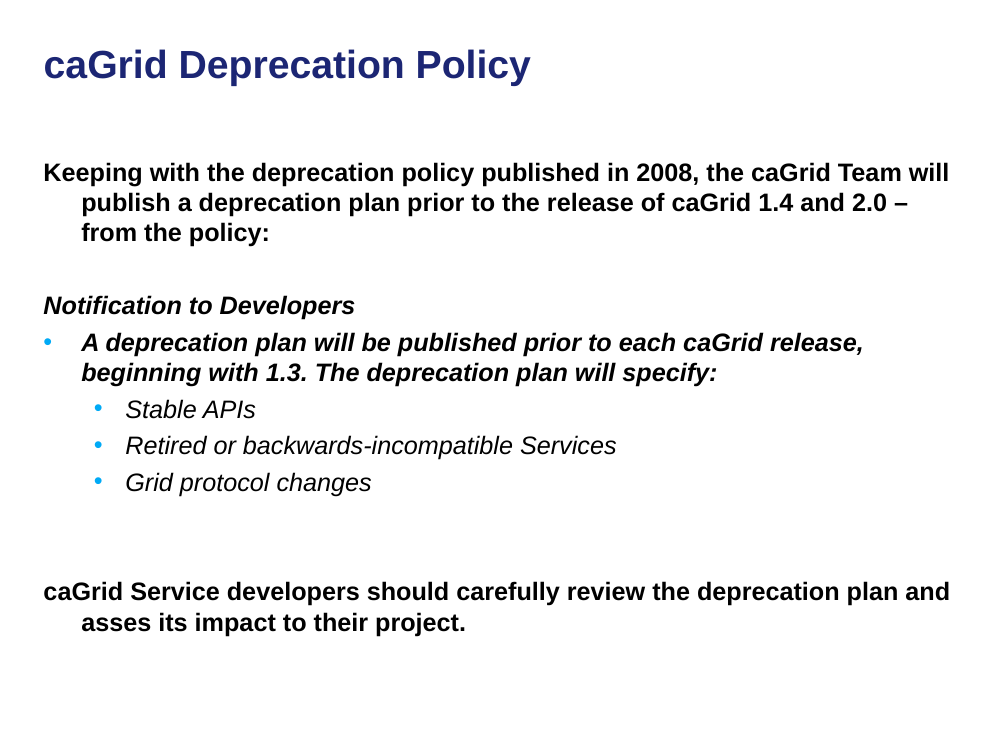
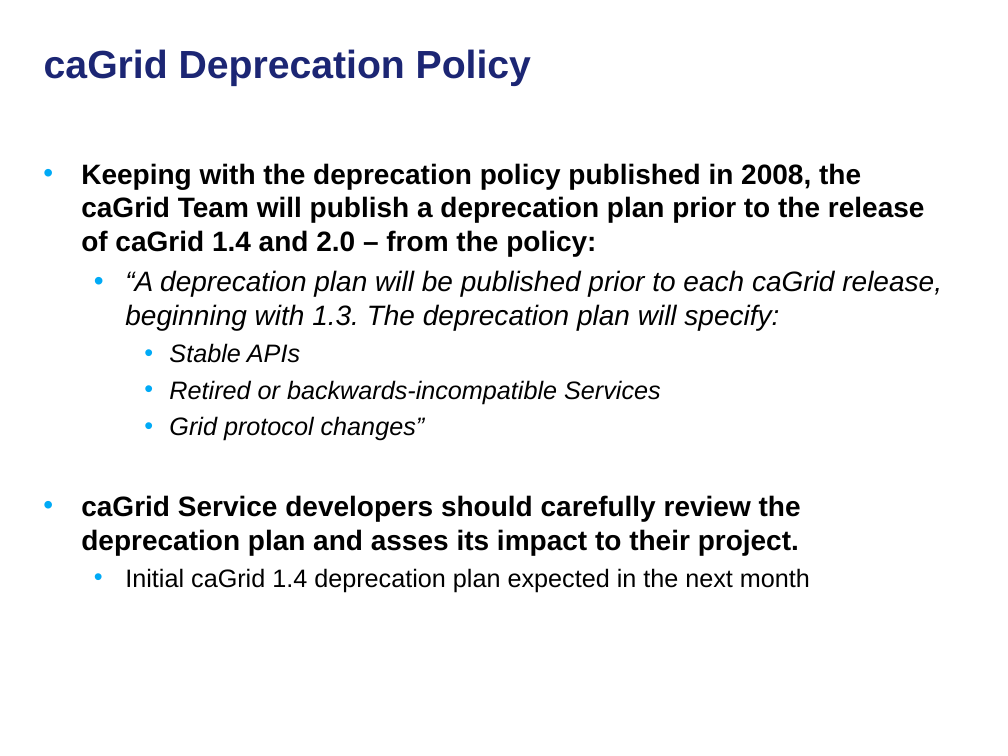
Before and after one commit to NCIP/cagrid-docs, a slide deck: slide 10 of general/presentations/200910_VCDE_ARCH/20091022_Arch_VCDE_caGrid_Future.ppt. Drawn at 1008x756 pixels with LibreOffice and Linux fonts; fonts in the diff are those of the drawing; background and template pictures are left out. Boxes give left, top, right and bottom in pixels: in the first picture for what was removed or moved away, otherwise in the second. Text is boxed around its words. In the diff, an @@ line names an element or a change of style, - is before the commit and + after.

Commit message:
initial draft CAGRID-81

```diff
--- a/general/presentations/200910_VCDE_ARCH/20091022_Arch_VCDE_caGrid_Future.ppt
+++ b/general/presentations/200910_VCDE_ARCH/20091022_Arch_VCDE_caGrid_Future.ppt
@@ text at box(81, 163, 925, 555): size 18 to 20 pt in "Keeping with the deprecation policy published in ...", "caGrid Service developers should carefully review the ..."; bullet none to •; list level 2 to 3 in "Stable APIs"; list level 2 to 3 in "Retired or backwards-incompatible Services" @@
@@ text at box(125, 270, 942, 330): text changed; size 18 to 20 pt; bold off @@
-Notification to Developers
-• A deprecation plan will be published prior to each caGrid release, beginning with 1.3. The deprecation plan will specify:
+  • “A deprecation plan will be published prior to each caGrid release, beginning with 1.3. The deprecation plan will specify:
@@ text at box(169, 416, 425, 441): text changed @@
-  • Grid protocol changes
+    • Grid protocol changes”
@@ text at box(125, 568, 810, 592): paragraph added @@
+  • Initial caGrid 1.4 deprecation plan expected in the next month
```
Also in this commit, not shown: 8 other slides changed, 3 slides added, 11 slides removed.
